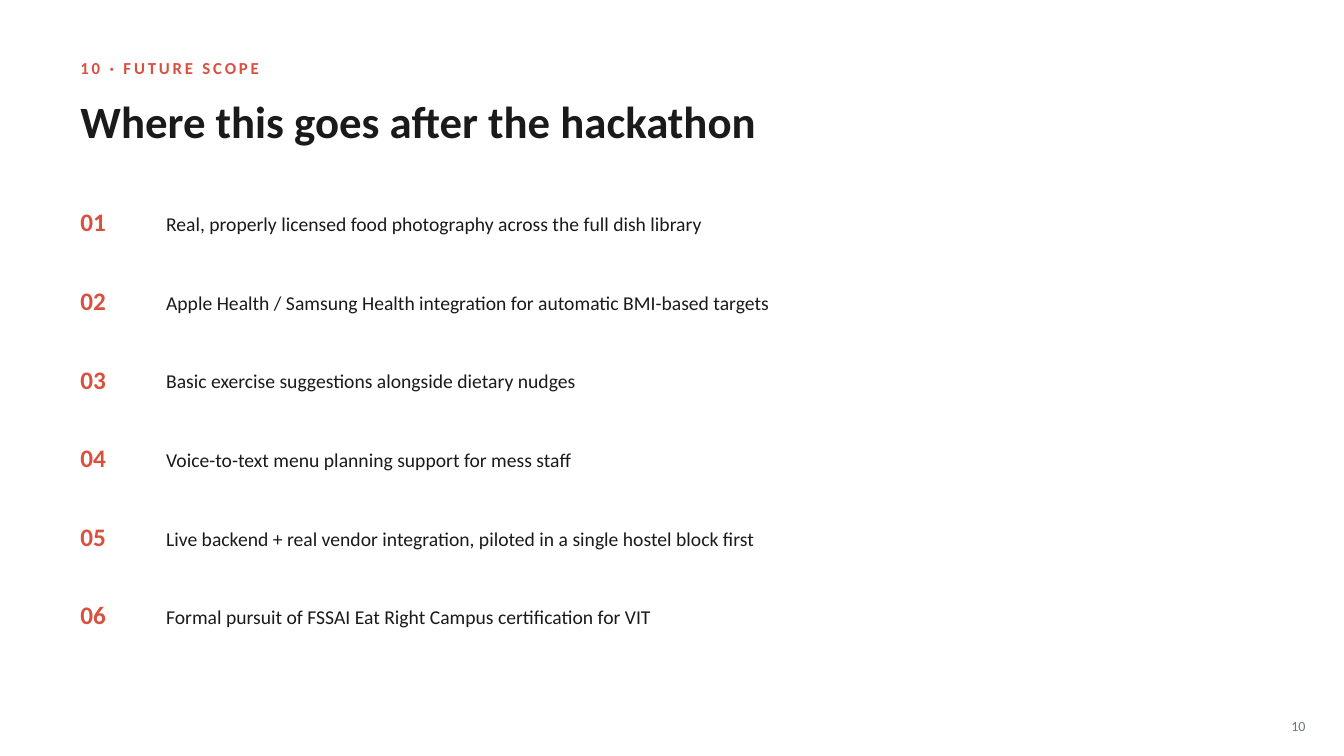
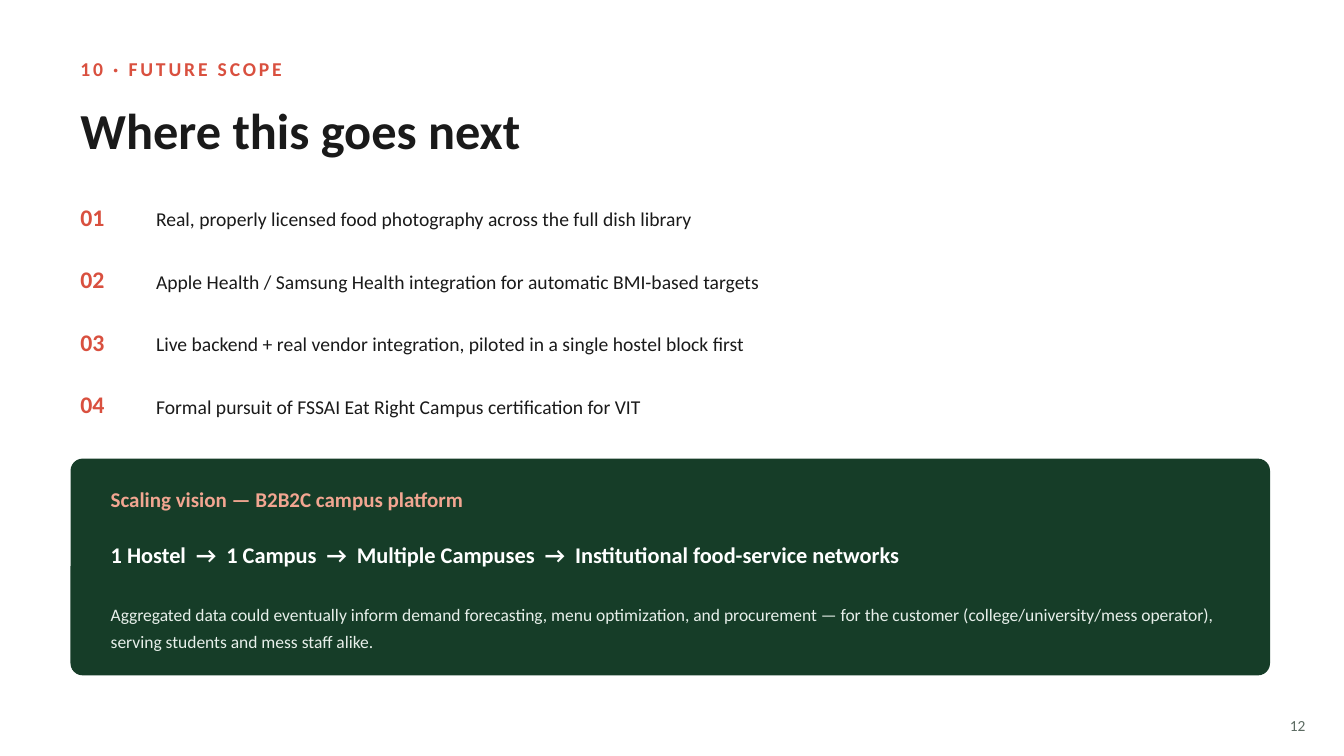
Before and after one commit to Coder1234a/ThaliMetrics, a slide deck: slide 12 of docs/ThaliMetrics_Pitch.pptx (slide 10 before the commit). Drawn at 1344x756 pixels with LibreOffice and Linux fonts; fonts in the diff are those of the drawing. Boxes give left, top, right and bottom in pixels: in the first picture for what was removed or moved away, otherwise in the second. Text is boxed around its words. In the diff, an @@ line names an element or a change of style, - is before the commit and + after.

```diff
--- a/docs/ThaliMetrics_Pitch.pptx
+++ b/docs/ThaliMetrics_Pitch.pptx
@@ text "10 · FUTURE SCOPE" at bbox=[80, 63, 282, 76]: size 12 to 14 pt @@
@@ text at bbox=[80, 113, 520, 158]: text changed; size 32 to 36 pt @@
-Where this goes after the hackathon
+Where this goes next
@@ text "Real, properly licensed food photography ...": place and size @@
-text "Real, properly licensed food photography ..." at bbox=[166, 217, 701, 235]
+text "Real, properly licensed food photography ..." at bbox=[156, 212, 691, 230]
@@ text "02": place and size @@
-text "02" at bbox=[80, 293, 106, 310]
+text "02" at bbox=[80, 272, 104, 288]
@@ text "Apple Health / Samsung Health ...": place and size @@
-text "Apple Health / Samsung Health ..." at bbox=[166, 296, 768, 314]
+text "Apple Health / Samsung Health ..." at bbox=[156, 275, 758, 293]
@@ text "03": place and size @@
-text "03" at bbox=[80, 372, 106, 389]
+text "03" at bbox=[80, 335, 104, 351]
@@ text "Live backend + real vendor ...": place and size @@
-text "Live backend + real vendor ..." at bbox=[166, 532, 754, 550]
+text "Live backend + real vendor ..." at bbox=[156, 337, 744, 355]
@@ size 18 to 17 pt in 4 elements at bbox=[80, 210, 104, 226], bbox=[80, 272, 104, 288], bbox=[80, 335, 104, 351], bbox=[80, 397, 104, 413] @@
@@ text "04": place and size @@
-text "04" at bbox=[80, 450, 106, 467]
+text "04" at bbox=[80, 397, 104, 413]
@@ text "Formal pursuit of FSSAI Eat ...": place and size @@
-text "Formal pursuit of FSSAI Eat ..." at bbox=[166, 610, 651, 628]
+text "Formal pursuit of FSSAI Eat ..." at bbox=[156, 400, 641, 418]
@@ text removed at bbox=[166, 374, 575, 392] @@
-Basic exercise suggestions alongside dietary nudges
@@ rounded rectangle added at bbox=[71, 459, 1270, 676], fill #163D28 @@
@@ text removed at bbox=[166, 453, 571, 471] @@
-Voice-to-text menu planning support for mess staff
@@ text added at bbox=[111, 492, 463, 511], 15 pt, text #F2A691, bold @@
+Scaling vision — B2B2C campus platform
@@ text removed at bbox=[80, 529, 106, 546] @@
-05
@@ text added at bbox=[111, 547, 899, 567], 16 pt, text #FFFFFF, bold @@
+1 Hostel → 1 Campus → Multiple Campuses → Institutional food-service networks
@@ text removed at bbox=[80, 607, 106, 624] @@
-06
@@ text added at bbox=[111, 608, 1213, 651], 12.5 pt, text #E7EFEA @@
+Aggregated data could eventually inform demand forecasting, menu optimization, and procurement — for the customer (college/university/mess operator), serving students and mess staff alike.
@@ text at bbox=[1290, 721, 1306, 731]: text changed; size 10 to 11 pt; text colour #6B7A70 to #5C6B62 @@
-10
+12
```
Also in this commit, not shown: 6 other slides changed, 6 slides added, 4 slides removed, 4 other files.
